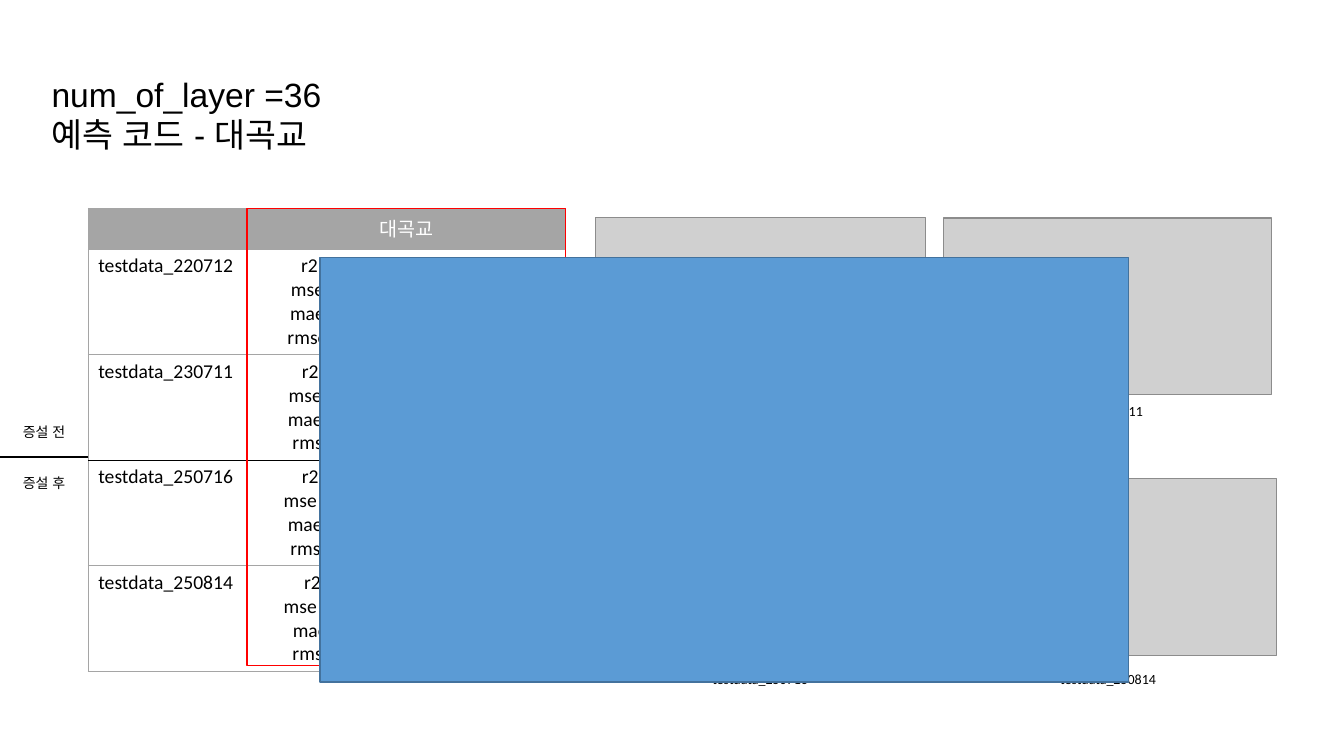
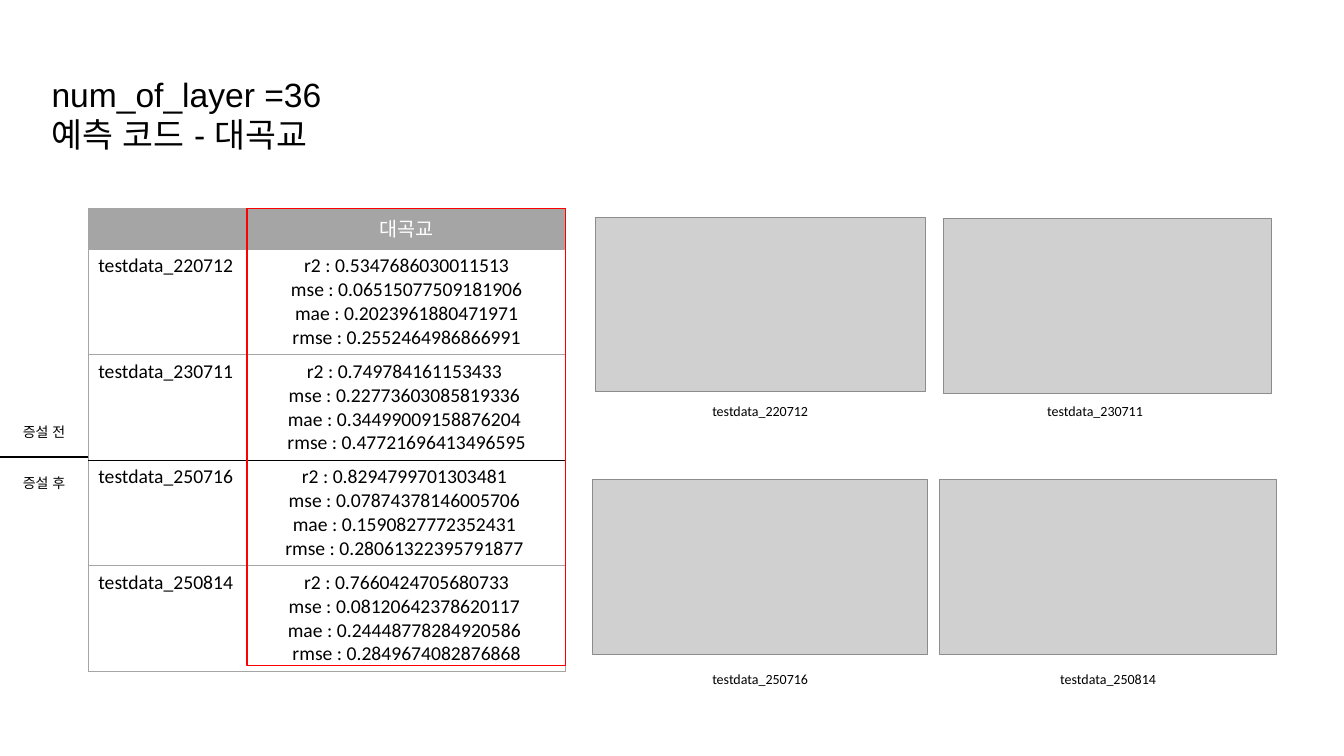
Before and after one commit to JEONGMIN0000/TrainDataCreater_LSTM, a slide deck: slide 16 of ParallelLSTM/result/성능개선 3 대곡교.pptx. Drawn at 1344x756 pixels with LibreOffice and Linux fonts; fonts in the diff are those of the drawing; grey boxes stand for pictures. Boxes give left, top, right and bottom in pixels: in the first picture for what was removed or moved away, otherwise in the second. Text is boxed around its words. In the diff, an @@ line names an element or a change of style, - is before the commit and + after.

```diff
--- a/ParallelLSTM/result/성능개선 3 대곡교.pptx
+++ b/ParallelLSTM/result/성능개선 3 대곡교.pptx
@@ table at (89, 209, 567, 670) @@
-row 2, column 2: r2 : -0.2437545822983267 / mse : 0.04935018567626799 / mae : 0.18286159541871813 / rmse : 0.22214901682489616
+row 2, column 2: r2 : 0.5347686030011513 / mse : 0.06515077509181906 / mae : 0.2023961880471971 / rmse : 0.2552464986866991
-row 3, column 2: r2 : 0.8500162646896093 / mse : 0.04197159430678016 / mae : 0.14689570089181267 / rmse : 0.2048697008021932
+row 3, column 2: r2 : 0.749784161153433 / mse : 0.22773603085819336 / mae : 0.34499009158876204 / rmse : 0.47721696413496595
-row 4, column 2: r2 : 0.8895288897883276 / mse : 0.011082707267791009 / mae : 0.08337979230615827 / rmse : 0.1052744378649965
+row 4, column 2: r2 : 0.8294799701303481 / mse : 0.07874378146005706 / mae : 0.1590827772352431 / rmse : 0.28061322395791877
-row 5, column 2: r2 : 0.7838021043271743 / mse : 0.015242402057216858 / mae : 0.0962281313869688 / rmse : 0.1234601233484596
+row 5, column 2: r2 : 0.7660424705680733 / mse : 0.08120642378620117 / mae : 0.24448778284920586 / rmse : 0.2849674082876868
@@ rectangle removed at (321, 257, 1129, 682) @@
@@ text added at (712, 406, 808, 418), 10 pt, text #000000 @@
+testdata_220712
@@ picture added at (593, 479, 928, 654) @@
```
Also in this commit, not shown: 11 other slides changed, 3 other files.
